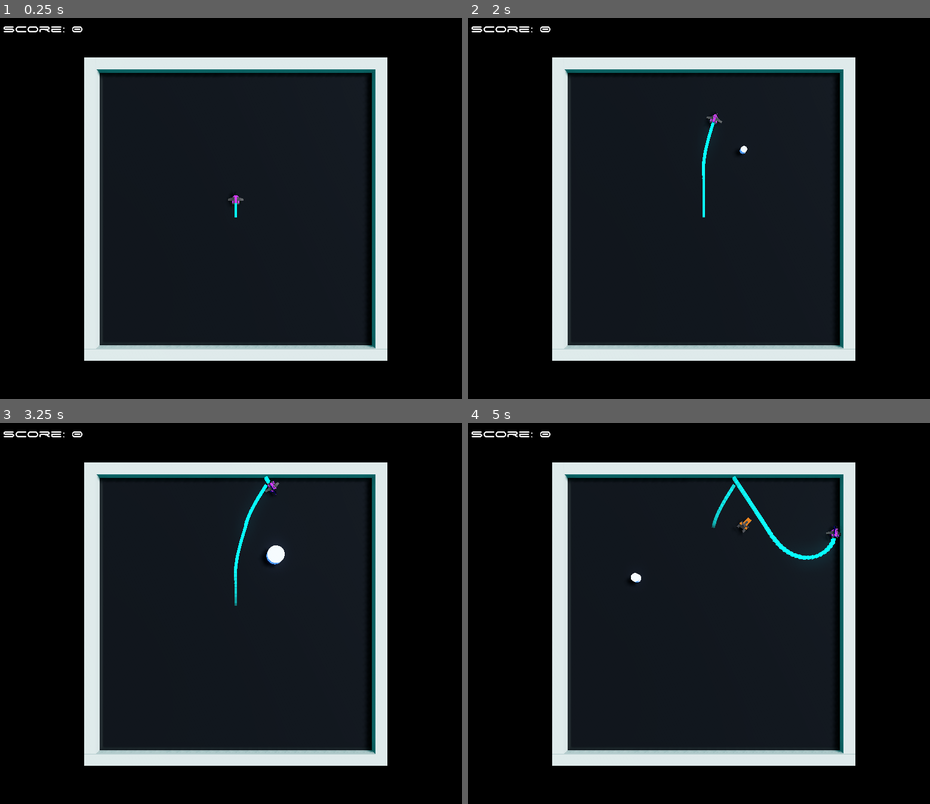
Above: before the commit, frames 1-4 (two rows, left to right).
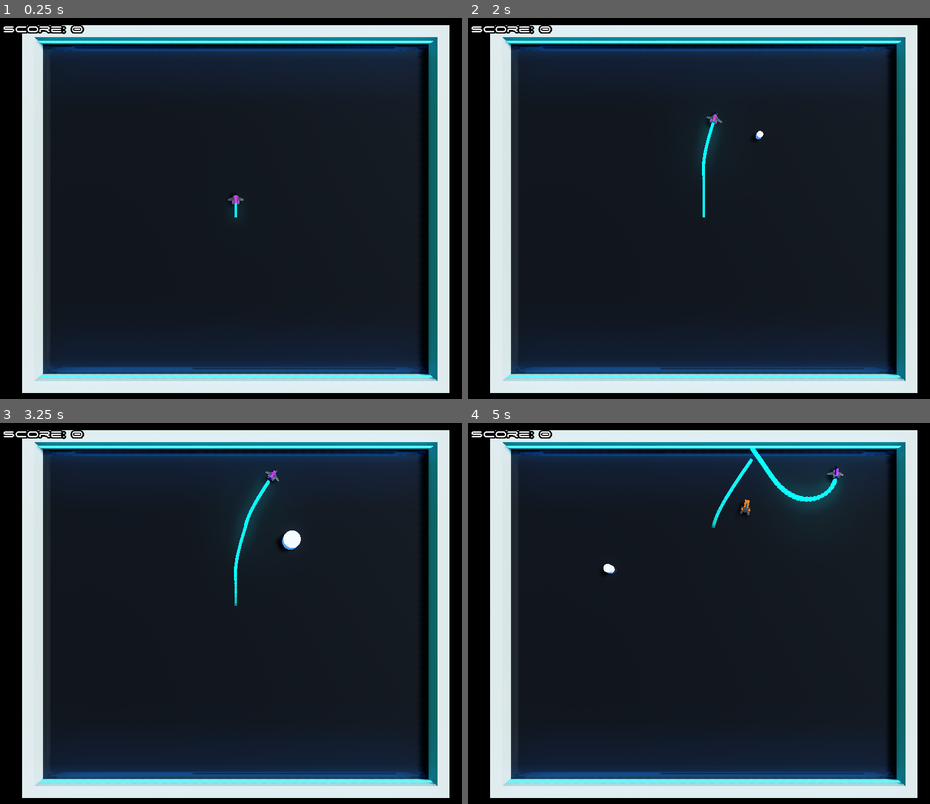
Above: after the commit, the same moments.

Repository: voithos/neoncycles
Game: Godot game, scene res://scenes/Arena.tscn
The game is run twice, just before and just after one commit, with the same random seed, the same clock (stepped at 60 frames per second) and the same inputs. Sound files missing from this copy of the repository are replaced by a short silence.
Inputs:
- Up to frame 1 (0.25 s): no input
- Up to frame 2 (2 s): tap Enter (reset_level) at 0.5, 1.25 s; hold Right (turn_right) 0.53-1.28 s; tap P at 0.6, 1.35 s; hold Down (slow_down) from 1.28 s (still down)
- Up to frame 3 (3.25 s): release Down (slow_down) at 2.03 s; hold Right (turn_right) 2.03-2.78 s; tap P at 2.1, 2.85 s; tap Enter (reset_level) at 2.75 s; hold Up (speed_up) from 2.78 s (still down)
- Up to frame 4 (5 s): release Up (speed_up) at 3.53 s; hold Left (turn_left) from 3.53 s (still down); tap P at 3.6, 4.35 s; tap Enter (reset_level) at 4.25 s

The runs differ from the first frame. In frame 1, 46% of the frame differs, in the area x 4-98%, y 1-99%; in frame 2, 46%; in frame 3, 47%; in frame 4, 48%.

Commit message:
Add glow wall.

Diff:
--- a/scenes/Arena.tscn
+++ b/scenes/Arena.tscn
@@ -8,22 +8,43 @@
 [ext_resource path="res://scenes/Camera.tscn" type="PackedScene" id=6]
 [ext_resource path="res://scenes/LevelController.tscn" type="PackedScene" id=7]
 [ext_resource path="res://scenes/Wall.tres" type="Material" id=8]
+[ext_resource path="res://scenes/GlowWall.tres" type="Material" id=9]
 
 [sub_resource type="BoxShape" id=1]
 extents = Vector3( 25, 1, 25 )
 
 [sub_resource type="PlaneMesh" id=2]
-size = Vector2( 50, 50 )
+size = Vector2( 70, 60 )
 
 [sub_resource type="BoxShape" id=6]
-extents = Vector3( 20, 1, 20 )
+extents = Vector3( 28, 1, 25 )
 
 [sub_resource type="BoxShape" id=3]
-extents = Vector3( 26, 1, 1 )
+extents = Vector3( 45, 1, 1 )
 
-[sub_resource type="CubeMesh" id=4]
+[sub_resource type="CubeMesh" id=11]
 material = ExtResource( 8 )
-size = Vector3( 52, 2, 2 )
+size = Vector3( 70, 2, 2 )
+
+[sub_resource type="CubeMesh" id=12]
+material = ExtResource( 9 )
+size = Vector3( 70, 0.5, 0.5 )
+
+[sub_resource type="CubeMesh" id=10]
+material = ExtResource( 8 )
+size = Vector3( 70, 2, 2 )
+
+[sub_resource type="CubeMesh" id=13]
+material = ExtResource( 9 )
+size = Vector3( 70, 0.5, 0.5 )
+
+[sub_resource type="CubeMesh" id=8]
+material = ExtResource( 8 )
+size = Vector3( 62, 2, 2 )
+
+[sub_resource type="CubeMesh" id=9]
+material = ExtResource( 8 )
+size = Vector3( 62, 2, 2 )
 
 [sub_resource type="Environment" id=5]
 background_mode = 1
@@ -38,7 +59,7 @@
 bounds = AABB( -65.6065, -44.0571, -62.1285, 131.213, 88.1143, 124.257 )
 cell_size = 1.0251
 to_cell_xform = Transform( 0.975514, 0, 0, 0, 0.975514, 0, 0, 0, 0.975514, 64, 42.9783, 60.6072 )
-dynamic_data = PoolIntArray( 0, 8, 128, 128, 128, 1, 0, 0, 1086324736, 1110966272, 0, 0, 1102053376, 1110966272, 1065353216, 0, -1, -1, -1, -1, -1, -1, -1, -1, 0, 0, 8355711, 0 )
+dynamic_data = PoolIntArray( 0, 8, 128, 128, 128, 1, 0, 0, 1102053376, 1115160576, 1065353216, 1065353216, 1086324736, 1115160576, 0, 1065353216, -1, -1, -1, -1, -1, -1, -1, -1, 0, 0, 8355711, 0 )
 dynamic_range = 4
 bias = 1.5
 normal_bias = 0.0
@@ -71,7 +92,7 @@
 shadow_enabled = true
 
 [node name="Wall1" type="StaticBody" parent="."]
-transform = Transform( 1, 0, 0, 0, 1, 0, 0, 0, 1, 0, 0, 25 )
+transform = Transform( 1, 0, 0, 0, 1, 0, 0, 0, 1, 0, 0, 31 )
 collision_layer = 5
 collision_mask = 5
 
@@ -79,11 +100,17 @@
 shape = SubResource( 3 )
 
 [node name="MeshInstance" type="MeshInstance" parent="Wall1"]
-mesh = SubResource( 4 )
+transform = Transform( 1, 0, 0, 0, 1, 0, 0, 0, 1, 0, 0.622441, -1 )
+mesh = SubResource( 11 )
+material/0 = null
+
+[node name="MeshInstance2" type="MeshInstance" parent="Wall1"]
+transform = Transform( 1, 0, 0, 0, 1, 0, 0, 0, 1, 0, 0.622441, -1.79049 )
+mesh = SubResource( 12 )
 material/0 = null
 
 [node name="Wall2" type="StaticBody" parent="."]
-transform = Transform( 1, 0, 0, 0, 1, 0, 0, 0, 1, 0, 0, -25 )
+transform = Transform( 1, 0, 0, 0, 1, 0, 0, 0, 1, 0, 0, -30 )
 collision_layer = 5
 collision_mask = 5
 
@@ -91,11 +118,17 @@
 shape = SubResource( 3 )
 
 [node name="MeshInstance" type="MeshInstance" parent="Wall2"]
-mesh = SubResource( 4 )
+transform = Transform( 1, 0, 0, 0, 1, 0, 0, 0, 1, 0, 0.622441, 0 )
+mesh = SubResource( 10 )
+material/0 = null
+
+[node name="MeshInstance2" type="MeshInstance" parent="Wall2"]
+transform = Transform( 1, 0, 0, 0, 1, 0, 0, 0, 1, 0, 0.622441, 0.828094 )
+mesh = SubResource( 13 )
 material/0 = null
 
 [node name="Wall3" type="StaticBody" parent="."]
-transform = Transform( -4.37114e-08, 0, -1, 0, 1, 0, 1, 0, -4.37114e-08, -25, 0, 0 )
+transform = Transform( -4.37114e-08, 0, -1, 0, 1, 0, 1, 0, -4.37114e-08, -35, 0, 0 )
 collision_layer = 5
 collision_mask = 5
 
@@ -103,11 +136,12 @@
 shape = SubResource( 3 )
 
 [node name="MeshInstance" type="MeshInstance" parent="Wall3"]
-mesh = SubResource( 4 )
+transform = Transform( 1, 0, 0, 0, 1, 0, 0, 0, 1, 0, 0.622441, 0 )
+mesh = SubResource( 8 )
 material/0 = null
 
 [node name="Wall4" type="StaticBody" parent="."]
-transform = Transform( -4.37114e-08, 0, -1, 0, 1, 0, 1, 0, -4.37114e-08, 25, 0, 0 )
+transform = Transform( -4.37114e-08, 0, -1, 0, 1, 0, 1, 0, -4.37114e-08, 35, 0, 0 )
 collision_layer = 5
 collision_mask = 5
 
@@ -115,7 +149,8 @@
 shape = SubResource( 3 )
 
 [node name="MeshInstance" type="MeshInstance" parent="Wall4"]
-mesh = SubResource( 4 )
+transform = Transform( 1, 0, 0, 0, 1, 0, 0, 0, 1, 0, 0.622441, 0 )
+mesh = SubResource( 9 )
 material/0 = null
 
 [node name="WorldEnvironment" type="WorldEnvironment" parent="."]
--- /dev/null
+++ b/scenes/GlowWall.tres
@@ -0,0 +1,9 @@
+[gd_resource type="SpatialMaterial" format=2]
+
+[resource]
+albedo_color = Color( 0.129412, 0.172549, 0.788235, 1 )
+emission_enabled = true
+emission = Color( 0.133333, 0.564706, 0.913725, 1 )
+emission_energy = 5.0
+emission_operator = 0
+emission_on_uv2 = false
--- a/scenes/Trail.tscn
+++ b/scenes/Trail.tscn
@@ -13,7 +13,7 @@
 albedo_color = Color( 0.0117647, 0.905882, 0.94902, 1 )
 emission_enabled = true
 emission = Color( 0.00392157, 0.737255, 0.721569, 1 )
-emission_energy = 3.0
+emission_energy = 5.0
 emission_operator = 0
 emission_on_uv2 = false
 
Not shown: 1 places in scenes/Arena.tscn that only renumber resources
Not shown, changed: TODO.md
